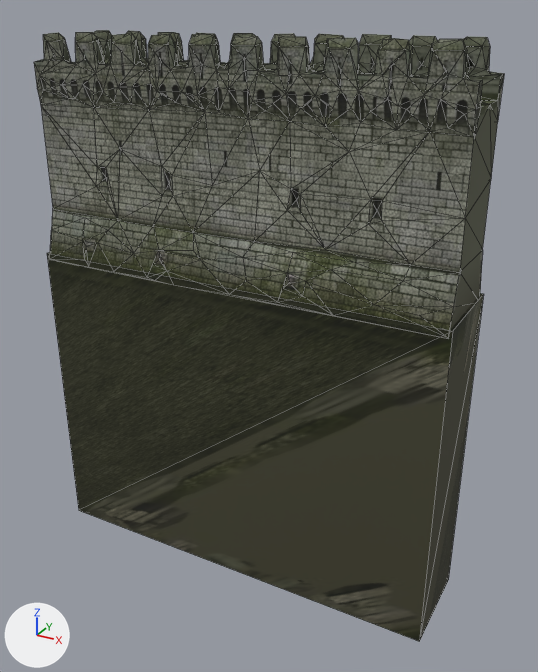
What one commit did to the glTF model assets/3D/buildings/wall/wall.glb.
Before and after are seen from a 50 mm camera at (19.5, -33.1, 13.5) aimed at (1.1, 0.3, -3.2). Every picture has the same lights, and +X, +Y and +Z are marked at lower left. The older version comes first. Mesh edges are drawn as thin lines. Vertices at exactly the same position are counted once.

The first picture shows 'wall_export'.
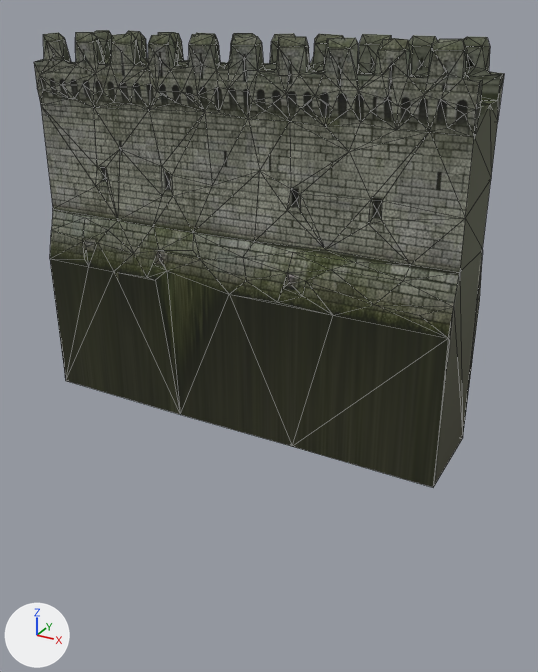
The newer file is also rescaled (x1.012) as a whole; pictures and numbers use the older file's frame.

The change, as a list of edits to the scene's bpy script:
```text
Change me_tripo_mesh_00386fd9_a691_49f8_88c8_6094a2285e99_005:
    used by ob_wall_export; location = (0.0, 0.0, 0.0)
    remove me_tripo_mesh_00386fd9_a691_49f8_88c8_6094a2285e99_005.from_pydata(...)  # 759 vertices, 1510 faces; spans x -12.0..12.0, y -2.8..2.8, z -17.8..12.4
    add me_tripo_mesh_00386fd9_a691_49f8_88c8_6094a2285e99_005.from_pydata(...)  # 751 vertices, 1498 faces; spans x -11.9..11.9, y -2.8..2.8, z -7.9..12.4
    me_tripo_mesh_00386fd9_a691_49f8_88c8_6094a2285e99_005 part 1
    18 vertices are removed from x -12.0..12.0, y -2.7..2.7, z -17.8..0.4
    56 faces are deleted
    10 vertices are added at x -11.9..11.9, y -2.7..2.7, z -7.9
    44 new faces join them, mat_hh_stone_wall
```

Changed parts and their boxes (x1, y1, x2, y2) in the pictures (538 x 672 px; the box of a moved part takes in the faces that stretch with it):
'wall_export', reshaped (25% shorter)
    before: (34, 30, 504, 642)
    after: (34, 30, 504, 487)
part 1 of me_tripo_mesh_00386fd9_a691_49f8_88c8_6094a2285e99_005, moved or reshaped
    before: (47, 250, 484, 642)
    after: (50, 250, 483, 487)
